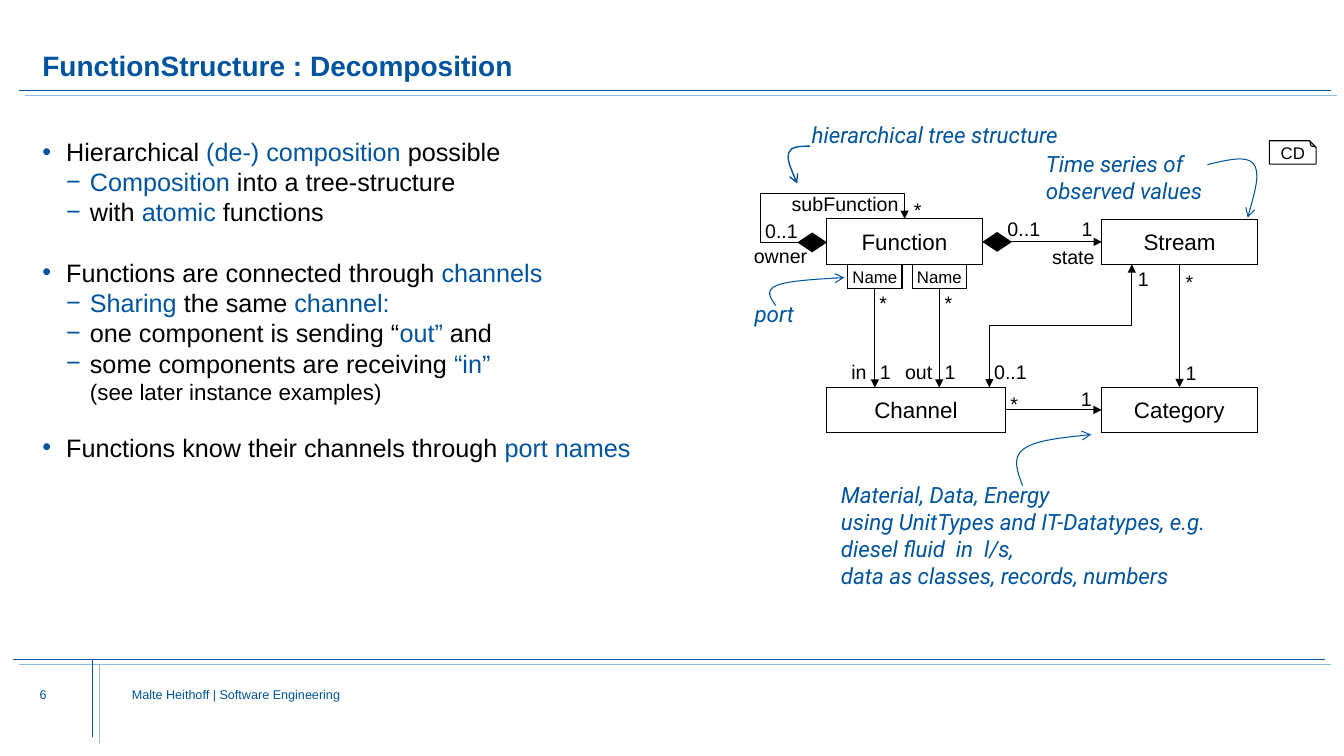
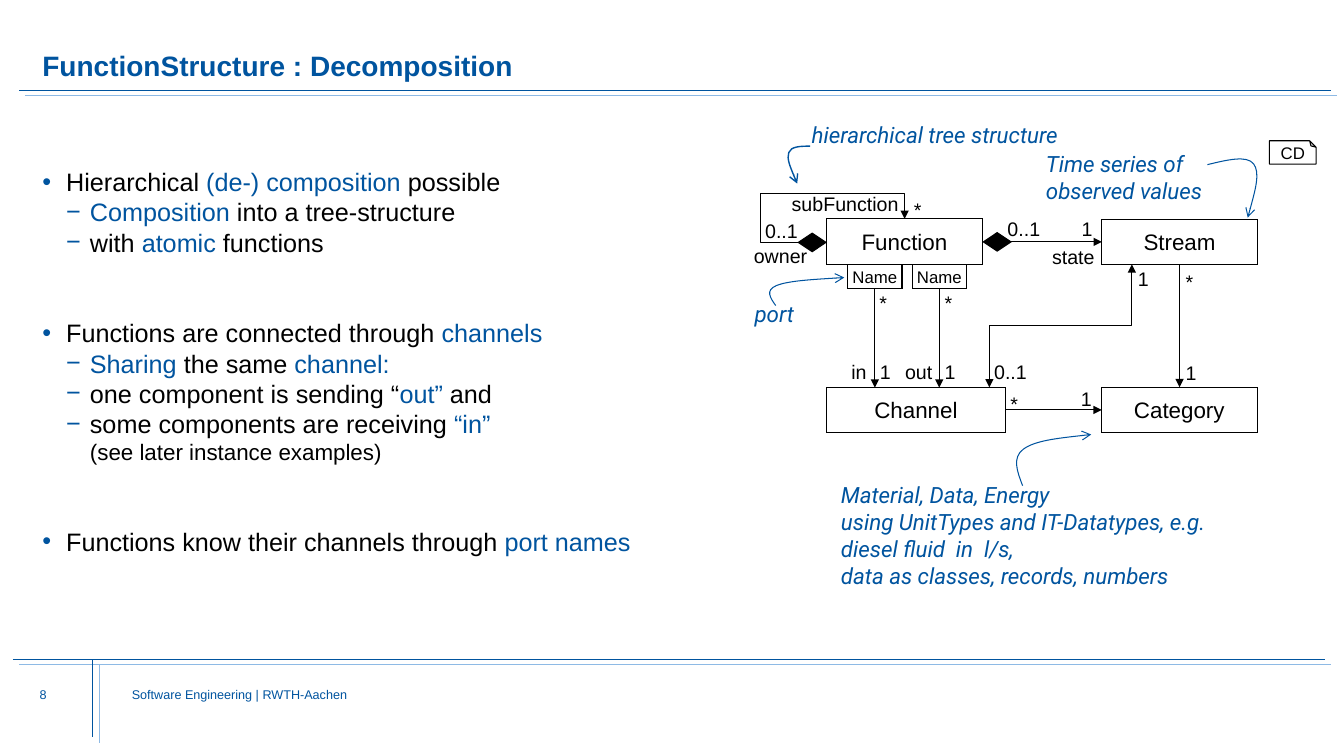
Before and after one commit to Fishi2402/montigem, a slide deck: slide 8 of products/syse_functions/doc/FunctionStructure.Explanation.pptx (slide 6 before the commit). Drawn at 1344x756 pixels with LibreOffice and Linux fonts; fonts in the diff are those of the drawing; background and template pictures are left out. Boxes give left, top, right and bottom in pixels: in the first picture for what was removed or moved away, otherwise in the second. Text is boxed around its words. In the diff, an @@ line names an element or a change of style, - is before the commit and + after.

Commit message:
FunctionStructure Update

```diff
--- a/products/syse_functions/doc/FunctionStructure.Explanation.pptx
+++ b/products/syse_functions/doc/FunctionStructure.Explanation.pptx
@@ text "Hierarchical (de-) composition possible" rewrapped from [66, 142, 631, 462] to [66, 172, 631, 556] @@
@@ page number at [40, 690, 47, 699]: text changed @@
-6
+8
@@ text at [132, 690, 348, 702]: text changed @@
-Malte Heithoff | Software Engineering
+Software Engineering | RWTH-Aachen
```
Also in this commit, not shown: 16 other slides changed, 4 slides added, 15 slides removed, 1 other file.
